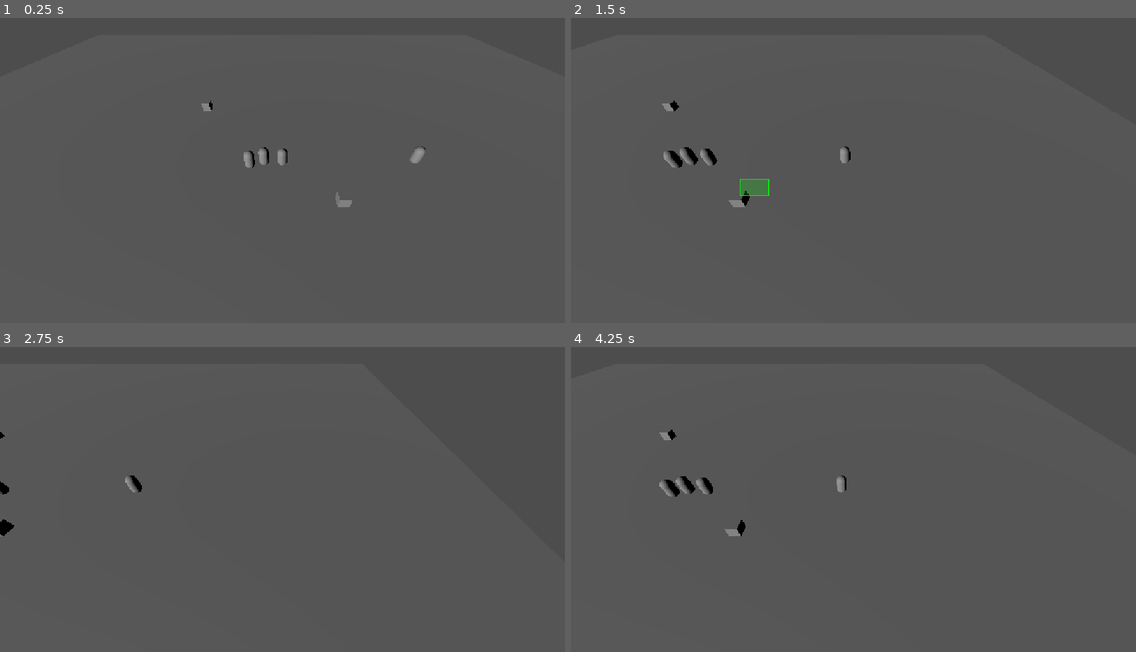
Above: before the commit, frames 1-4 (two rows, left to right).
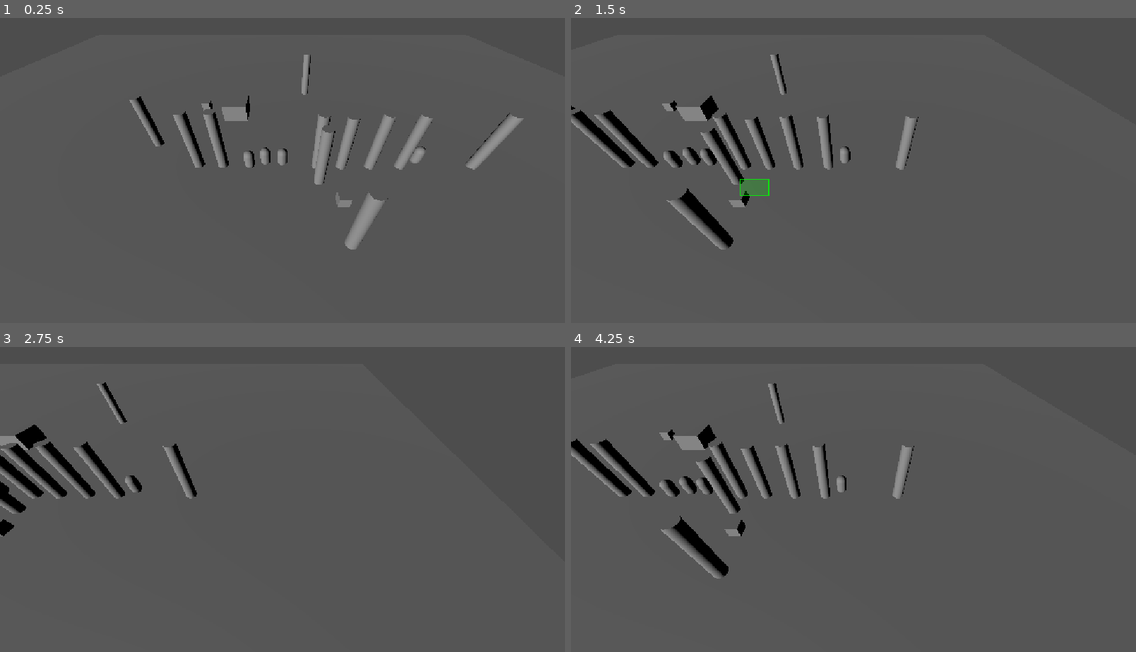
Above: after the commit, the same moments.

Repository: lucaslmp2/JogoRTS
Game: Godot game, scene res://Mundo.tscn
Same seed, same stepped clock (60 frames per second), same inputs: the game is played once before the commit and once after it.
Inputs (mouse positions are in pixels of both pictures, inside the frame that each line leads up to):
- Up to frame 1 (0.25 s): no input
- Up to frame 2 (1.5 s): tap Enter at 0.5 s; move the mouse to (977, 149) at 0.52 s; hold Right (ui_right) 0.53-1.25 s; hold Shift 0.53-1.25 s; click (977, 149) at 0.67 s; drag from (740, 179) to (825, 228) at 1.27 s
- Up to frame 3 (2.75 s): move the mouse to (339, 423) at 2.02 s; hold Right (ui_right) from 2.03 s (still down); hold Shift from 2.03 s (still down); click (339, 423) at 2.17 s
- Up to frame 4 (4.25 s): release Right (ui_right) at 2.75 s; release Shift at 2.75 s; drag from (825, 557) to (684, 444) at 2.77 s; move the mouse to (1023, 542) at 3.52 s; hold Left (ui_left) from 3.53 s (still down); hold Shift from 3.53 s (still down); click (1023, 542) at 3.67 s

The runs differ from the first frame. In frame 1, 3.7% of the frame differs, in the area x 22-93%, y 12-76%; in frame 2, 4.0%; in frame 3, 2.6%; in frame 4, 4.0%, in the area x 0-61%, y 11-76%.

Commit message:
feat: logica de trabalho criada

Diff:
--- /dev/null
+++ b/Arvore.tscn
@@ -0,0 +1,21 @@
+[gd_scene format=3 uid="uid://cupngbht3xv5b"]
+
+[ext_resource type="Script" uid="uid://ch3lellcirmb0" path="res://arvore.gd" id="1_kq26i"]
+
+[sub_resource type="CylinderMesh" id="CylinderMesh_52r7t"]
+
+[sub_resource type="CylinderShape3D" id="CylinderShape3D_52r7t"]
+height = 2.0060582
+radius = 0.49902344
+
+[node name="Arvore" type="StaticBody3D" unique_id=904657236 groups=["recursos"]]
+transform = Transform3D(1, 0, 0, 0, 3, 0, 0, 0, 1, 0, 0, 0)
+script = ExtResource("1_kq26i")
+
+[node name="MeshInstance3D" type="MeshInstance3D" parent="." unique_id=1973140457]
+transform = Transform3D(1, 0, 0, 0, 1, 0, 0, 0, 1, 0, 1, 0)
+mesh = SubResource("CylinderMesh_52r7t")
+
+[node name="CollisionShape3D" type="CollisionShape3D" parent="." unique_id=312679476]
+transform = Transform3D(1, 0, 0, 0, 1, 0, 0, 0, 1, 0, 1.0065826, 0)
+shape = SubResource("CylinderShape3D_52r7t")
--- /dev/null
+++ b/CentroDaCidade.tscn
@@ -0,0 +1,20 @@
+[gd_scene format=3 uid="uid://b7rlkjxnhd1iy"]
+
+[ext_resource type="Script" uid="uid://cr2s7btm5tjke" path="res://centro_da_cidade.gd" id="1_h5mum"]
+
+[sub_resource type="BoxMesh" id="BoxMesh_52r7t"]
+size = Vector3(3, 2, 3)
+
+[sub_resource type="BoxShape3D" id="BoxShape3D_52r7t"]
+size = Vector3(3.00708, 2.0239868, 3.0211105)
+
+[node name="CentroDaCidade" type="StaticBody3D" unique_id=707274122 groups=["bases"]]
+script = ExtResource("1_h5mum")
+
+[node name="MeshInstance3D" type="MeshInstance3D" parent="." unique_id=2134592673]
+transform = Transform3D(1, 0, 0, 0, 1, 0, 0, 0, 1, 0, 1, 0)
+mesh = SubResource("BoxMesh_52r7t")
+
+[node name="CollisionShape3D" type="CollisionShape3D" parent="." unique_id=288475519]
+transform = Transform3D(1, 0, 0, 0, 1, 0, 0, 0, 1, -0.00012207031, 0.9900818, 0.0070762634)
+shape = SubResource("BoxShape3D_52r7t")
--- a/Mundo.tscn
+++ b/Mundo.tscn
@@ -2,7 +2,9 @@
 
 [ext_resource type="PackedScene" uid="uid://d1qdejj7eyly8" path="res://RtsCamera.tscn" id="1_pe05s"]
 [ext_resource type="PackedScene" uid="uid://qf4qmx11exjd" path="res://Unidade.tscn" id="2_ubi47"]
+[ext_resource type="PackedScene" uid="uid://cupngbht3xv5b" path="res://Arvore.tscn" id="3_gejyx"]
 [ext_resource type="Script" uid="uid://d1q5misfym7sb" path="res://hud.gd" id="3_xywc0"]
+[ext_resource type="PackedScene" uid="uid://b7rlkjxnhd1iy" path="res://CentroDaCidade.tscn" id="4_5yunf"]
 
 [sub_resource type="Environment" id="Environment_52r7t"]
 background_mode = 2
@@ -38,7 +40,7 @@
 mesh = SubResource("BoxMesh_52r7t")
 
 [node name="Unidade" parent="." unique_id=849595556 groups=["unidades_jogador"] instance=ExtResource("2_ubi47")]
-transform = Transform3D(1, 0, 0, 0, 1, 0, 0, 0, 1, -1.8187342, 0.15434504, 0.059424877)
+transform = Transform3D(1, 0, 0, 0, 1, 0, 0, 0, 1, -1.6874994, 0.02590368, -0.06765875)
 
 [node name="Unidade2" parent="." unique_id=763241661 groups=["unidades_jogador"] instance=ExtResource("2_ubi47")]
 
@@ -47,6 +49,42 @@
 
 [node name="Unidade4" parent="." unique_id=1504082689 groups=["unidades_jogador"] instance=ExtResource("2_ubi47")]
 transform = Transform3D(1, 0, 0, 0, 1, 0, 0, 0, 1, 13.485558, -0.005960822, -0.27112603)
+
+[node name="Arvore" parent="." unique_id=904657236 instance=ExtResource("3_gejyx")]
+transform = Transform3D(1, 0, 0, 0, 3, 0, 0, 0, 1, 3.4340932, -0.016568542, 0.2480321)
+
+[node name="Arvore2" parent="." unique_id=193256493 instance=ExtResource("3_gejyx")]
+transform = Transform3D(1, 0, 0, 0, 3, 0, 0, 0, 1, 5.8999004, -0.26389158, 0.2480321)
+
+[node name="Arvore3" parent="." unique_id=1924939191 instance=ExtResource("3_gejyx")]
+transform = Transform3D(1, 0, 0, 0, 3, 0, 0, 0, 1, 3.4340932, -0.016568542, 2.2666068)
+
+[node name="Arvore4" parent="." unique_id=517922314 instance=ExtResource("3_gejyx")]
+transform = Transform3D(1, 0, 0, 0, 3, 0, 0, 0, 1, 8.78721, -0.016568542, 0.2480321)
+
+[node name="Arvore5" parent="." unique_id=908570851 instance=ExtResource("3_gejyx")]
+transform = Transform3D(1, 0, 0, 0, 3, 0, 0, 0, 1, 11.8227215, -0.036438346, 0.2480321)
+
+[node name="Arvore6" parent="." unique_id=1688604240 instance=ExtResource("3_gejyx")]
+transform = Transform3D(1, 0, 0, 0, 3, 0, 0, 0, 1, 5.0326157, 0.26506925, 8.390846)
+
+[node name="Arvore7" parent="." unique_id=76187194 instance=ExtResource("3_gejyx")]
+transform = Transform3D(1, 0, 0, 0, 3, 0, 0, 0, 1, -8.337357, 0.18349272, 0.2480321)
+
+[node name="Arvore8" parent="." unique_id=117912466 instance=ExtResource("3_gejyx")]
+transform = Transform3D(1, 0, 0, 0, 3, 0, 0, 0, 1, -5.916172, 0.2124961, 0.2480321)
+
+[node name="Arvore9" parent="." unique_id=1683087724 instance=ExtResource("3_gejyx")]
+transform = Transform3D(1, 0, 0, 0, 3, 0, 0, 0, 1, 19.119404, -0.08023763, 0.2480321)
+
+[node name="Arvore10" parent="." unique_id=1329803136 instance=ExtResource("3_gejyx")]
+transform = Transform3D(1, 0, 0, 0, 3, 0, 0, 0, 1, -13.945472, -0.31202364, -3.2693863)
+
+[node name="Arvore11" parent="." unique_id=1713037300 instance=ExtResource("3_gejyx")]
+transform = Transform3D(1, 0, 0, 0, 3, 0, 0, 0, 1, 3.4340932, -0.41498744, -15.776093)
+
+[node name="CentroDaCidade" parent="." unique_id=707274122 instance=ExtResource("4_5yunf")]
+transform = Transform3D(1, 0, 0, 0, 1, 0, 0, 0, 1, -6.0191584, 0.009028196, -9.439905)
 
 [node name="NavigationRegion3D" type="NavigationRegion3D" parent="." unique_id=2132703628]
 navigation_mesh = SubResource("NavigationMesh_52r7t")
--- /dev/null
+++ b/arvore.gd
@@ -0,0 +1,19 @@
+extends StaticBody3D
+
+@export var quantidade_madeira: int = 100
+var tipo_recurso: String = "madeira"
+
+# Função para quando o aldeão coletar
+func extrair_recurso(quantidade_pedida: int) -> int:
+	if quantidade_madeira <= 0:
+		return 0
+
+	var coletado = min(quantidade_pedida, quantidade_madeira)
+	quantidade_madeira -= coletado
+	print(name, " restante: ", quantidade_madeira)
+
+	if quantidade_madeira <= 0:
+		print(name, " foi completamente esgotada!")
+		queue_free() # A árvore some do mapa quando acaba
+
+	return coletado
--- /dev/null
+++ b/centro_da_cidade.gd
@@ -0,0 +1,6 @@
+extends StaticBody3D
+
+# Função que será acionada quando o aldeão descarregar aqui
+func receber_recurso(tipo: String, quantidade: int) -> void:
+	# Por enquanto, printamos no console o ganho global do jogador
+	print("📦 [ECONOMIA GLOBAL] ", quantidade, " unidades de ", tipo.to_upper(), " entregues no Centro da Cidade!")
--- a/rts_camera.gd
+++ b/rts_camera.gd
@@ -54,23 +54,49 @@
 	if input_dir != Vector3.ZERO:
 		input_dir = input_dir.normalized()
 		global_translate(input_dir * move_speed * delta)
-
 func _unhandled_input(event: InputEvent) -> void:
+	# 1. TRATA APENAS EVENTOS DE CLIQUES E BOTÕES DO MOUSE
 	if event is InputEventMouseButton:
 		# Controle de Zoom existente
 		if event.button_index == MOUSE_BUTTON_WHEEL_UP:
 			target_zoom = max(min_zoom, target_zoom - zoom_speed)
-		if event.button_index == MOUSE_BUTTON_WHEEL_DOWN:
+		elif event.button_index == MOUSE_BUTTON_WHEEL_DOWN:
 			target_zoom = min(max_zoom, target_zoom + zoom_speed)
-# Clique com o Botão Direito para MOVER (Apenas as selecionadas!)
+
+		# Clique com o Botão Direito para Agir (Mover ou Coletar)
 		if event.button_index == MOUSE_BUTTON_RIGHT and event.pressed:
-			var target_position = get_mouse_3d_position()
-			if target_position != Vector3.ZERO:
+			var current_mouse_pos = get_viewport().get_mouse_position()
+			var ray_origin = camera.project_ray_origin(current_mouse_pos)
+			var ray_end = ray_origin + camera.project_ray_normal(current_mouse_pos) * 2000.0
+
+			var space_state = get_world_3d().direct_space_state
+			var query = PhysicsRayQueryParameters3D.create(ray_origin, ray_end)
+			var result = space_state.intersect_ray(query)
+
+			if result:
+				var objeto_clicado = result.collider
+				var ponto_clicado = result.position
+
 				for unidade in get_tree().get_nodes_in_group("unidades_jogador"):
-					# Checa se a propriedade existe E se a unidade está marcada como selecionada
 					if "is_selected" in unidade and unidade.is_selected:
-						unidade.set_movement_target(target_position)
-		# Clique com o Botão Esquerdo para SELECIONAR (Arrastar)
+						# Se clicou em uma árvore, manda coletar normalmente
+						if objeto_clicado.is_in_group("recursos"):
+							if unidade.has_method("definir_alvo_coleta"):
+								unidade.definir_alvo_coleta(objeto_clicado)
+						# SE CLICOU NO CHÃO: Limpa os alvos e para o modo automático!
+						else:
+							if unidade.has_method("limpar_alvo_coleta"):
+								unidade.limpar_alvo_coleta()
+
+							# Desliga os estados internos de trabalho que causavam o loop
+							if "modo_trabalho" in unidade:
+								unidade.modo_trabalho = false
+							if "indo_para_base" in unidade:
+								unidade.indo_para_base = false
+
+							unidade.set_movement_target(ponto_clicado)
+
+		# Clique com o Botão Esquerdo para Selecionar (Arrastar) - AGORA NO LUGAR CERTO!
 		if event.button_index == MOUSE_BUTTON_LEFT:
 			if event.pressed:
 				dragging = true
@@ -81,9 +107,10 @@
 				hud.end_box()
 				select_units_in_box(drag_start, event.position)
 
-	if event is InputEventMouseMotion and dragging:
-		hud.update_box(event.position)
-
+	# 2. TRATA APENAS EVENTOS DE MOVIMENTAÇÃO DO MOUSE (Totalmente isolado fora do bloco acima)
+	elif event is InputEventMouseMotion:
+		if dragging:
+			hud.update_box(event.position)
 # Função mágica que descobre quem está dentro do retângulo arrastado
 func select_units_in_box(start: Vector2, end: Vector2) -> void:
 	# Se o clique foi muito rápido (um clique simples), define uma área mínima
--- a/unidade.gd
+++ b/unidade.gd
@@ -1,41 +1,170 @@
 extends CharacterBody3D
 
 @export var speed: float = 5.0
+@export var capacidade_maxima: int = 10
+@export var velocidade_coleta: float = 1.0
 
 @onready var navigation_agent: NavigationAgent3D = $NavigationAgent3D
 
 var is_selected: bool = false
+var alvo_recurso: StaticBody3D = null
+var madeira_carregada: int = 0
+var tempo_proxima_coleta: float = 0.0
+
+var indo_para_base: bool = false
+# NOVA VARIÁVEL: Diz se a unidade está ativamente sob ordens de colheita
+var modo_trabalho: bool = false
 
 func _ready() -> void:
-	# Evita que a unidade tente se mover logo no primeiro frame antes do mapa carregar
 	actor_setup.call_deferred()
 
 func actor_setup():
-	# Aguarda a sincronização do servidor de navegação da Godot 4
 	await Engine.get_main_loop().process_frame
 	set_movement_target(global_position)
 
-func _physics_process(_delta: float) -> void:
+func _physics_process(delta: float) -> void:
+	# 1. CHECA ENTREGA: Se estiver cheio e chegar na base, descarrega primeiro
+	if madeira_carregada >= capacidade_maxima:
+		checar_entrega_na_base()
+
+	# 2. ESTADO DE ENTREGA: Se ainda estiver cheio, foca apenas em ir para a base
+	if madeira_carregada >= capacidade_maxima:
+		if not indo_para_base:
+			ir_para_base_mais_proxima()
+		mover_unidade()
+		return
+
+	# 3. ESTADO DE COLETA: Se tem uma árvore salva e ela ainda é válida
+	if alvo_recurso and is_instance_valid(alvo_recurso):
+		var distancia = global_position.distance_to(alvo_recurso.global_position)
+		if distancia < 2.0:
+			processar_coleta(delta)
+			return
+		else:
+			mover_unidade()
+			return
+
+	# GATILHO DE CORREÇÃO: Só procura recurso automaticamente se estivesse trabalhando!
+	if modo_trabalho and not indo_para_base and (alvo_recurso == null or not is_instance_valid(alvo_recurso)):
+		tempo_proxima_coleta = 0.0
+		alvo_recurso = null
+		procurar_proximo_recurso()
+		return
+
+	# 4. MOVIMENTAÇÃO PADRÃO (Cliques normais no chão do mapa / Parado)
 	if navigation_agent.is_navigation_finished():
 		return
 
+	mover_unidade()
+
+func mover_unidade() -> void:
 	var current_agent_position: Vector3 = global_position
 	var next_path_position: Vector3 = navigation_agent.get_next_path_position()
 
-	# Calcula a direção para o próximo ponto da rota
 	var new_velocity: Vector3 = next_path_position - current_agent_position
 	new_velocity = new_velocity.normalized() * speed
 
 	velocity = new_velocity
 	move_and_slide()
 
-# Esta função é chamada pela câmera para mandar a unidade andar
 func set_movement_target(movement_target: Vector3) -> void:
 	navigation_agent.target_position = movement_target
 
+# --- SISTEMA DE SELEÇÃO ---
 func select() -> void:
 	is_selected = true
 	print("Unidade selecionada: ", name)
 
 func deselect() -> void:
 	is_selected = false
+
+# --- SISTEMA ECONÔMICO ---
+func definir_alvo_coleta(recurso: StaticBody3D) -> void:
+	alvo_recurso = recurso
+	indo_para_base = false
+	modo_trabalho = true # Ativa o modo de trabalho ao coletar
+	if madeira_carregada < capacidade_maxima:
+		set_movement_target(recurso.global_position)
+		print(name, " indo coletar ", recurso.name)
+	else:
+		ir_para_base_mais_proxima()
+
+func limpar_alvo_coleta() -> void:
+	alvo_recurso = null
+	indo_para_base = false
+	modo_trabalho = false # Desativa se limparmos manualmente o alvo
+
+func processar_coleta(delta: float) -> void:
+	if not alvo_recurso or not is_instance_valid(alvo_recurso):
+		alvo_recurso = null
+		if modo_trabalho: procurar_proximo_recurso()
+		return
+
+	tempo_proxima_coleta += delta
+	if tempo_proxima_coleta >= velocidade_coleta:
+		tempo_proxima_coleta = 0.0
+
+		var coletado = alvo_recurso.extrair_recurso(2)
+		madeira_carregada += coletado
+		print(name, " coletou +", coletado, " de madeira. Estoque atual: ", madeira_carregada)
+
+		if not is_instance_valid(alvo_recurso) or ("quantidade_madeira" in alvo_recurso and alvo_recurso.quantidade_madeira <= 0):
+			print(name, ": A árvore ", alvo_recurso.name, " foi totalmente esgotada!")
+			alvo_recurso = null
+
+			if madeira_carregada < capacidade_maxima and modo_trabalho:
+				procurar_proximo_recurso()
+
+func ir_para_base_mais_proxima() -> void:
+	var bases = get_tree().get_nodes_in_group("bases")
+	if bases.size() == 0:
+		print(name, ": Nenhuma base encontrada no mapa para descarregar!")
+		return
+
+	var base_mais_proxima = bases[0]
+	var menor_distancia = global_position.distance_to(base_mais_proxima.global_position)
+
+	for base in bases:
+		var dist = global_position.distance_to(base.global_position)
+		if dist < menor_distancia:
+			menor_distancia = dist
+			base_mais_proxima = base
+
+	indo_para_base = true
+	set_movement_target(base_mais_proxima.global_position)
+
+func checar_entrega_na_base() -> void:
+	var bases = get_tree().get_nodes_in_group("bases")
+	for base in bases:
+		if global_position.distance_to(base.global_position) < 5.0:
+			if madeira_carregada > 0:
+				base.receber_recurso("madeira", madeira_carregada)
+				madeira_carregada = 0
+				indo_para_base = false
+
+				if alvo_recurso and is_instance_valid(alvo_recurso):
+					set_movement_target(alvo_recurso.global_position)
+				else:
+					if modo_trabalho:
+						alvo_recurso = null
+						procurar_proximo_recurso()
+
+func procurar_proximo_recurso() -> void:
+	var recursos = get_tree().get_nodes_in_group("recursos")
+	if recursos.size() == 0:
+		modo_trabalho = false
+		print(name, ": Toda a madeira do mapa foi esgotada!")
+		return
+
+	var recurso_mais_proximo = null
+	var menor_distancia = 9999.0
+
+	for recurso in recursos:
+		if is_instance_valid(recurso):
+			var dist = global_position.distance_to(recurso.global_position)
+			if dist < menor_distancia:
+				menor_distancia = dist
+				recurso_mais_proximo = recurso
+
+	if recurso_mais_proximo:
+		definir_alvo_coleta(recurso_mais_proximo)
Not shown, added: arvore.gd.uid
Not shown, added: centro_da_cidade.gd.uid
